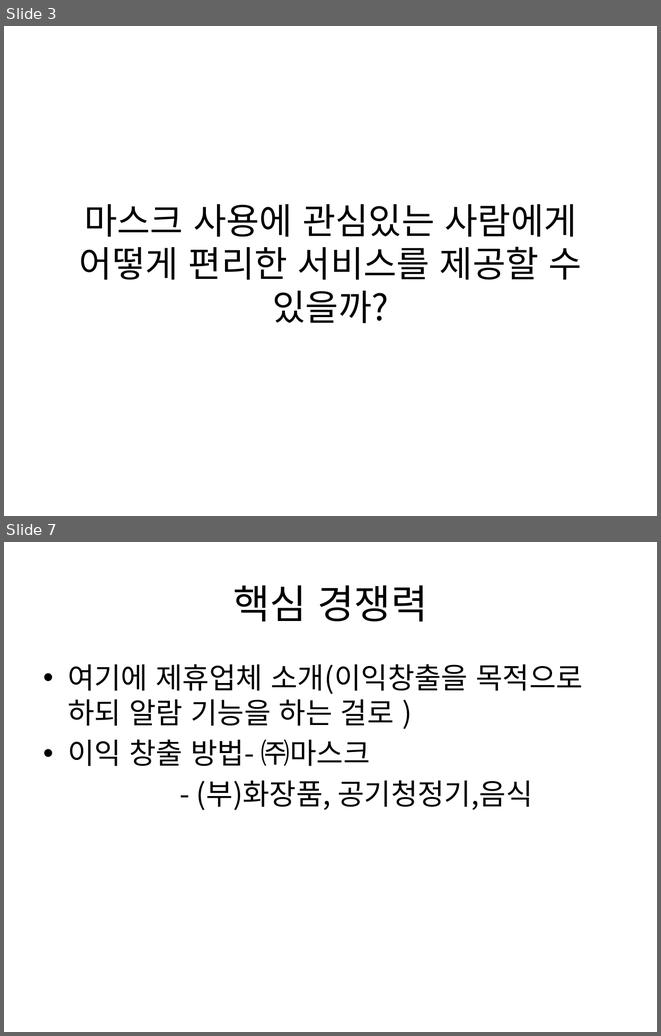
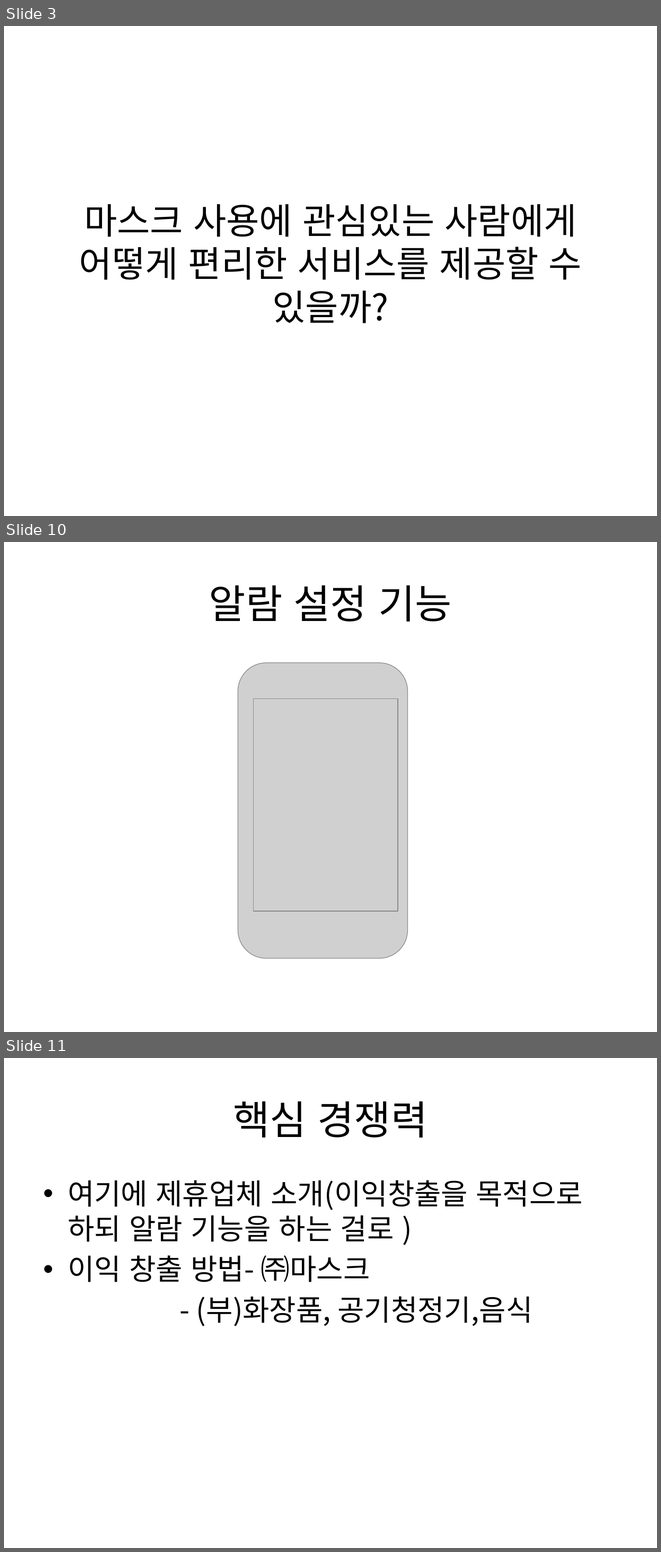
Before and after one commit to pasongsj/ideatone, a slide deck: ideatoneppt.pptx. Shown one above the other, each under a label of ours: slides 3 and 7 before the commit, slides 3, 10 and 11 after it; the slides between them are not shown. The pictures are 661x1036 and 661x1552 pixels, drawn with LibreOffice and Linux fonts; fonts in the diff are those of the drawing; grey boxes stand for pictures. Boxes give left, top, right and bottom in pixels: in the first picture for what was removed or moved away, otherwise in the second. Text is boxed around its words. In the diff, an @@ line names an element or a change of style, - is before the commit and + after.

Commit message:
기능 피피티 작성

```diff
--- a/ideatoneppt.pptx
+++ b/ideatoneppt.pptx
@@ slide 10 added at [4, 542, 657, 1032], background #FFFFFF @@
@@ title added at [209, 585, 452, 622], 44 pt, text #000000 @@
+알람 설정 기능
@@ picture added at [238, 663, 407, 958] @@
@@ picture added at [254, 699, 398, 911] @@
@@ what was slide 7 is now slide 11 @@
```
Also in this commit, not shown: 6 other slides added, 3 slides removed, 1 other file.
